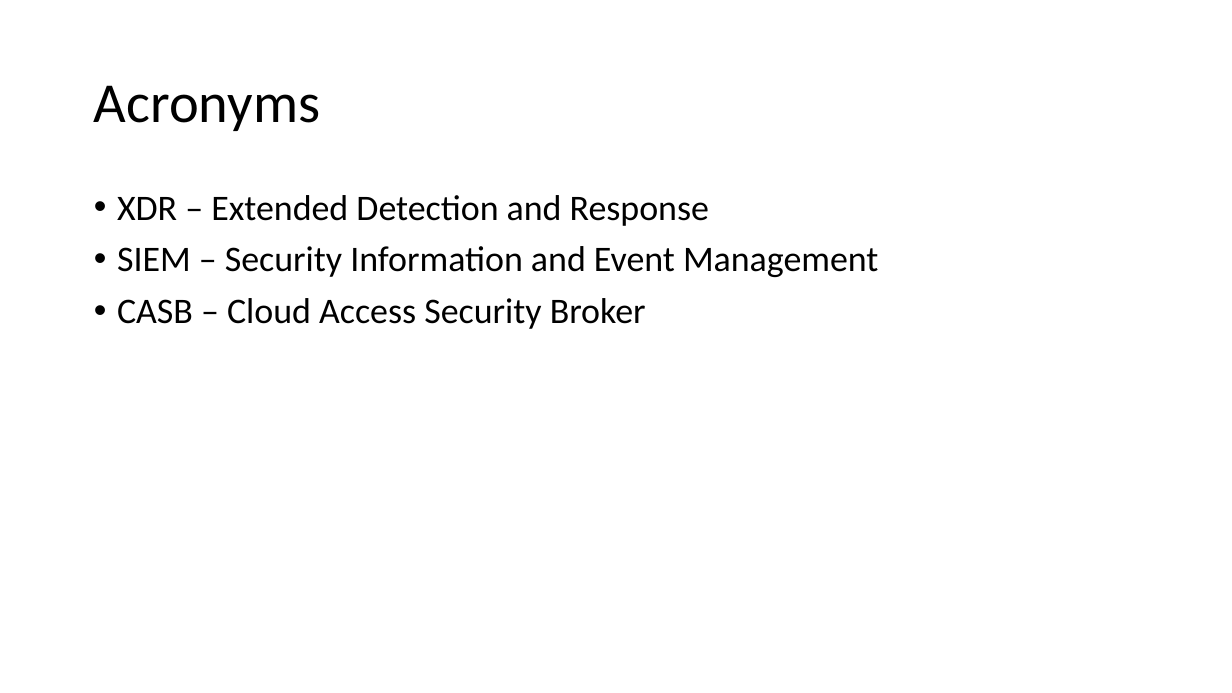
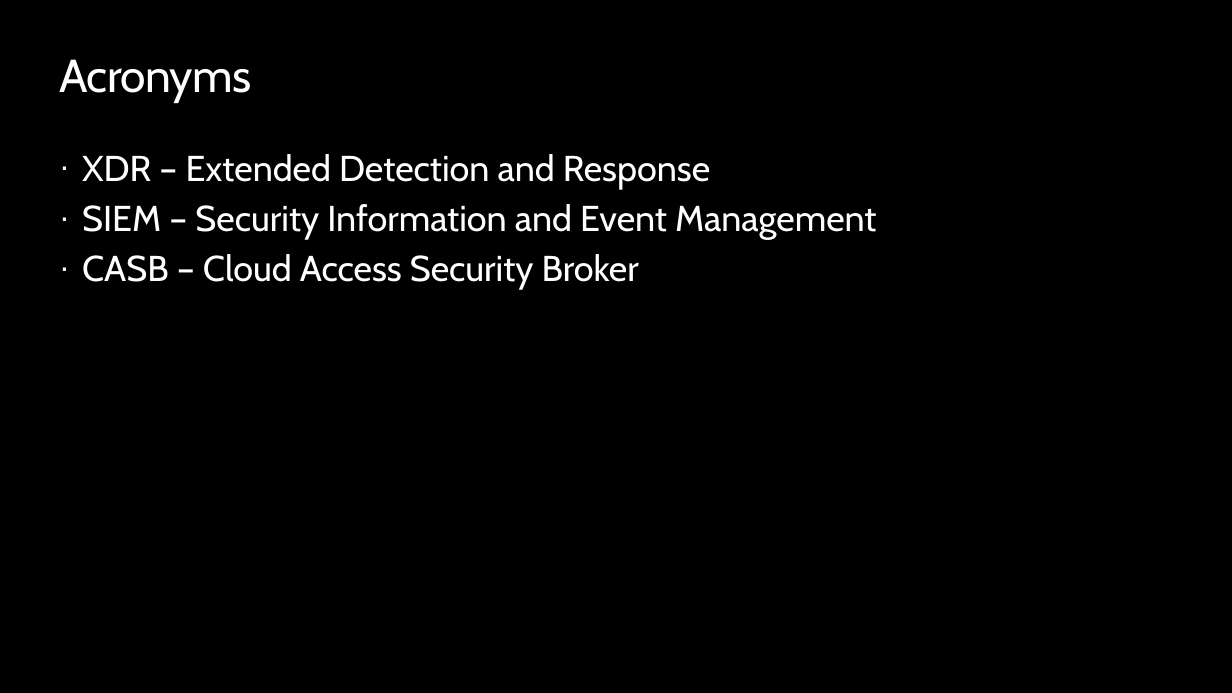
Before and after one commit to peterperov/MSFTCSA, a slide deck: slide 13 of 118-Microsoft Defender/MSFT Defender for X overview.pptx (slide 11 before the commit). Drawn at 1232x693 pixels with LibreOffice and Linux fonts; fonts in the diff are those of the drawing; background and template pictures are left out. Boxes give left, top, right and bottom in pixels: in the first picture for what was removed or moved away, otherwise in the second. Text is boxed around its words. In the diff, an @@ line names an element or a change of style, - is before the commit and + after.

```diff
--- a/118-Microsoft Defender/MSFT Defender for X overview.pptx
+++ b/118-Microsoft Defender/MSFT Defender for X overview.pptx
@@ background #FFFFFF to #000000 @@
@@ title "Acronyms": place and size @@
-title "Acronyms" at [94, 85, 320, 131]
+title "Acronyms" at [59, 59, 251, 103]
@@ title "Acronyms" at [59, 59, 251, 103]: size 44 to 36 pt, font Calibri to Cabin, text colour #000000 to #FFFFFF, letter spacing 0 to -0.5 pt; line spacing 0.9 to 1; vertical alignment middle to top @@
@@ text "XDR – Extended Detection and ...": place and size @@
-text "XDR – Extended Detection and ..." at [117, 195, 878, 329]
+text "XDR – Extended Detection and ..." at [82, 154, 876, 290]
@@ text "XDR – Extended Detection and ..." at [82, 154, 876, 290]: font Calibri to Cabin, text colour #000000 to #FFFFFF; bullet • to ·; line spacing 0.9 to 1; less space between paragraphs @@
```
Also in this commit, not shown: 10 other slides changed, 2 slides added, 1 other file.
